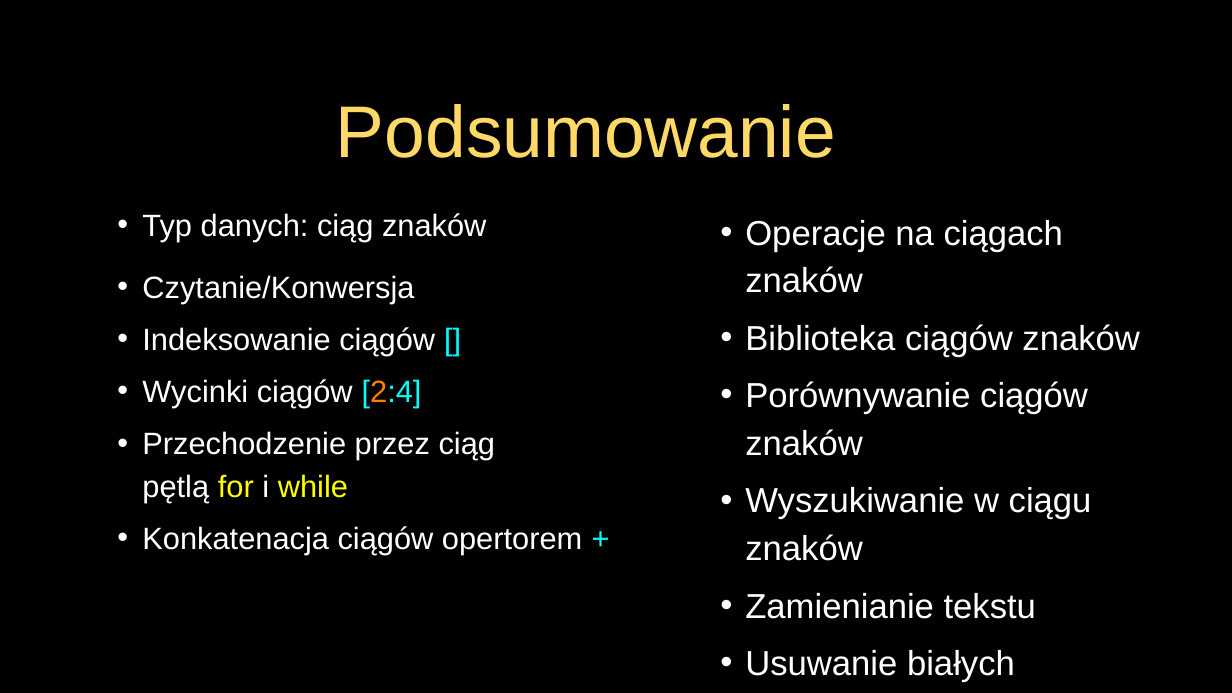
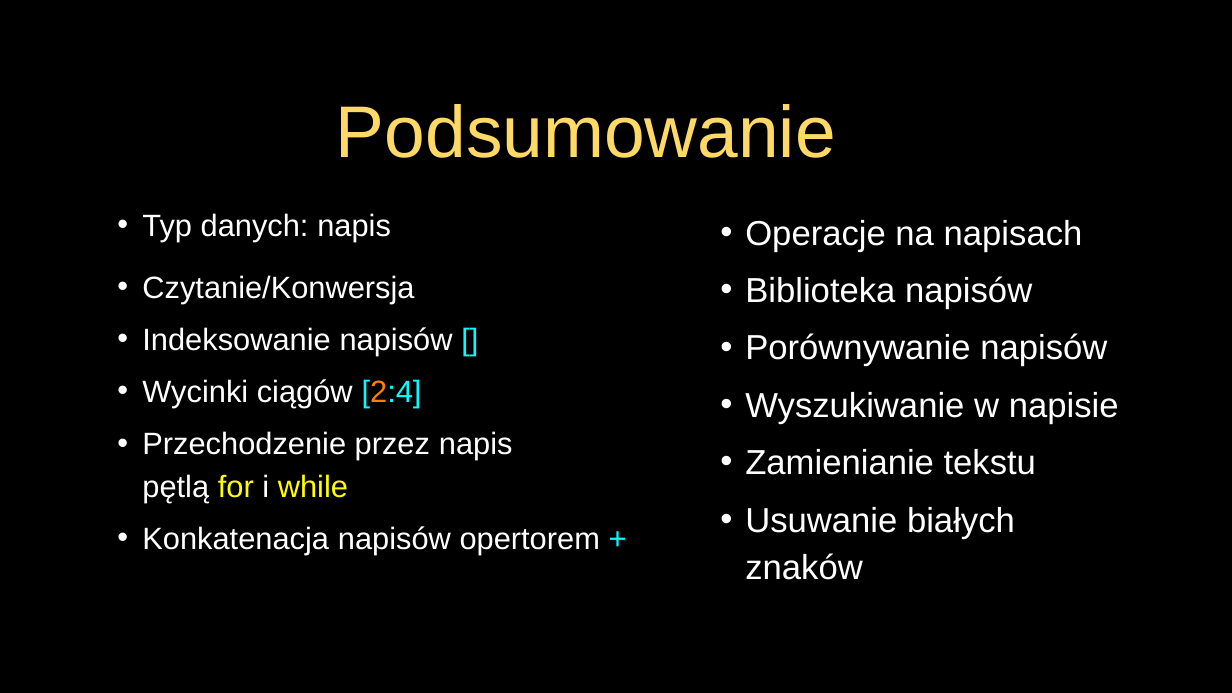
Before and after one commit to andre-wojtowicz/py4e-pl, a slide deck: slide 32 of lectures3/Pythonlearn-06-Strings-PL.pptx. Drawn at 1232x693 pixels with LibreOffice and Linux fonts; fonts in the diff are those of the drawing. Boxes give left, top, right and bottom in pixels: in the first picture for what was removed or moved away, otherwise in the second. Text is boxed around its words. In the diff, an @@ line names an element or a change of style, - is before the commit and + after.

```diff
--- a/lectures3/Pythonlearn-06-Strings-PL.pptx
+++ b/lectures3/Pythonlearn-06-Strings-PL.pptx
@@ text at <box>142,213,391,242</box>: text changed @@
-• Typ danych: ciąg znaków
+• Typ danych: napis
@@ text at <box>745,220,1119,424</box>: text changed @@
-• Operacje na ciągach znaków
-• Biblioteka ciągów znaków
-• Porównywanie ciągów znaków
-• Wyszukiwanie w ciągu znaków
+• Operacje na napisach
+• Biblioteka napisów
+• Porównywanie napisów
+• Wyszukiwanie w napisie
@@ text at <box>142,327,453,356</box>: text changed @@
-• Indeksowanie ciągów []
+• Indeksowanie napisów []
@@ text at <box>142,431,600,555</box>: text changed @@
-• Przechodzenie przez ciąg
-  pętlą for i while
-• Konkatenacja ciągów opertorem +
+• Przechodzenie przez napis
+  pętlą for i while
+• Konkatenacja napisów opertorem +
```
Also in this commit, not shown: 27 other slides changed, 14 other files.
